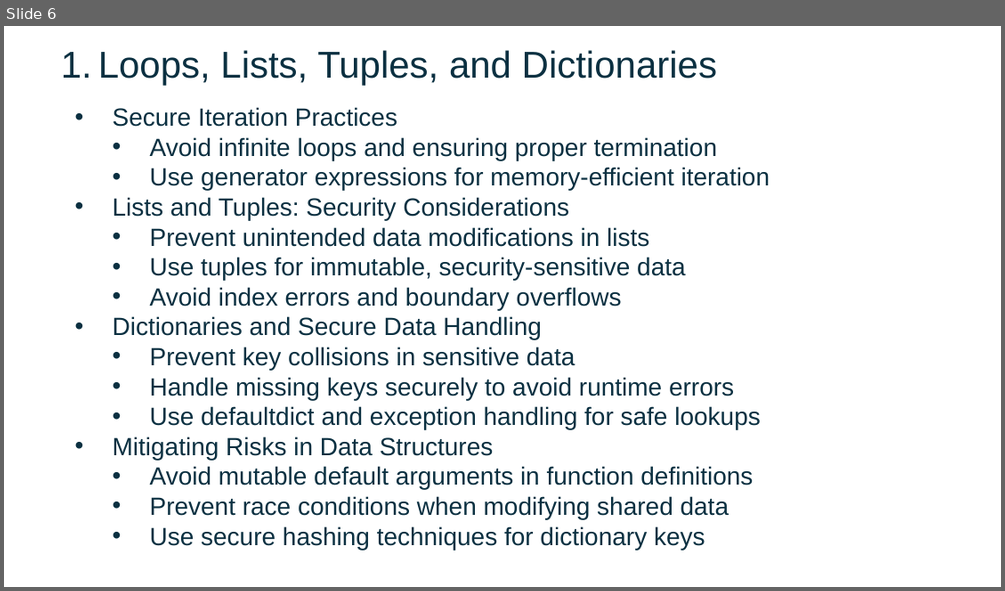
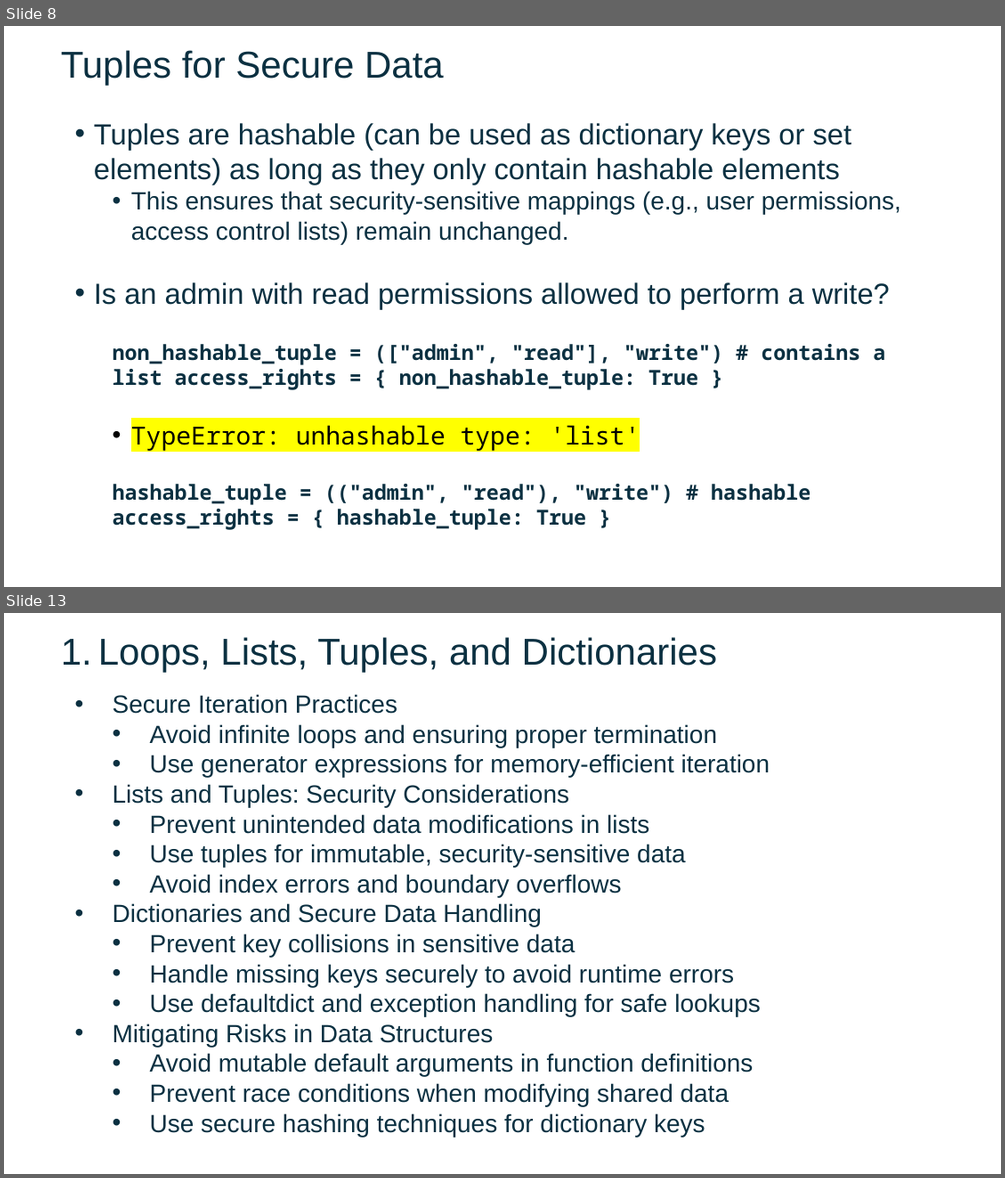
Before and after one commit to FSCJ-FacultyDev/SWC-Columbus-2025, a slide deck: Slides-Day2.pptx. Shown one above the other, each under a label of ours: slide 6 before the commit, slides 8 and 13 after it; the slides between them are not shown. The pictures are 1005x591 and 1005x1178 pixels, drawn with LibreOffice and Linux fonts; fonts in the diff are those of the drawing; background and template pictures are left out. Boxes give left, top, right and bottom in pixels: in the first picture for what was removed or moved away, otherwise in the second. Text is boxed around its words. In the diff, an @@ line names an element or a change of style, - is before the commit and + after.

```diff
--- a/Slides-Day2.pptx
+++ b/Slides-Day2.pptx
@@ slide 8 added at (x1=4, y1=26, x2=1001, y2=587), background picture (left out) @@
@@ text added at (x1=61, y1=50, x2=444, y2=86), 36 pt, text #0B3041 @@
+Tuples for Secure Data
@@ text added at (x1=94, y1=123, x2=901, y2=530), 20 pt, text #0B3041 @@
+• Tuples are hashable (can be used as dictionary keys or set elements) as long as they only contain hashable elements
+  • This ensures that security-sensitive mappings (e.g., user permissions, access control lists) remain unchanged.
+  • Is an admin with read permissions allowed to perform a write?
+  non_hashable_tuple = (["admin", "read"], "write") # contains a list access_rights = { non_hashable_tuple: True }
+  • TypeError: unhashable type: 'list'
+  hashable_tuple = (("admin", "read"), "write") # hashable
+  access_rights = { hashable_tuple: True }
@@ what was slide 6 is now slide 13 @@
```
Also in this commit, not shown: 5 slides changed, 6 other slides added.
